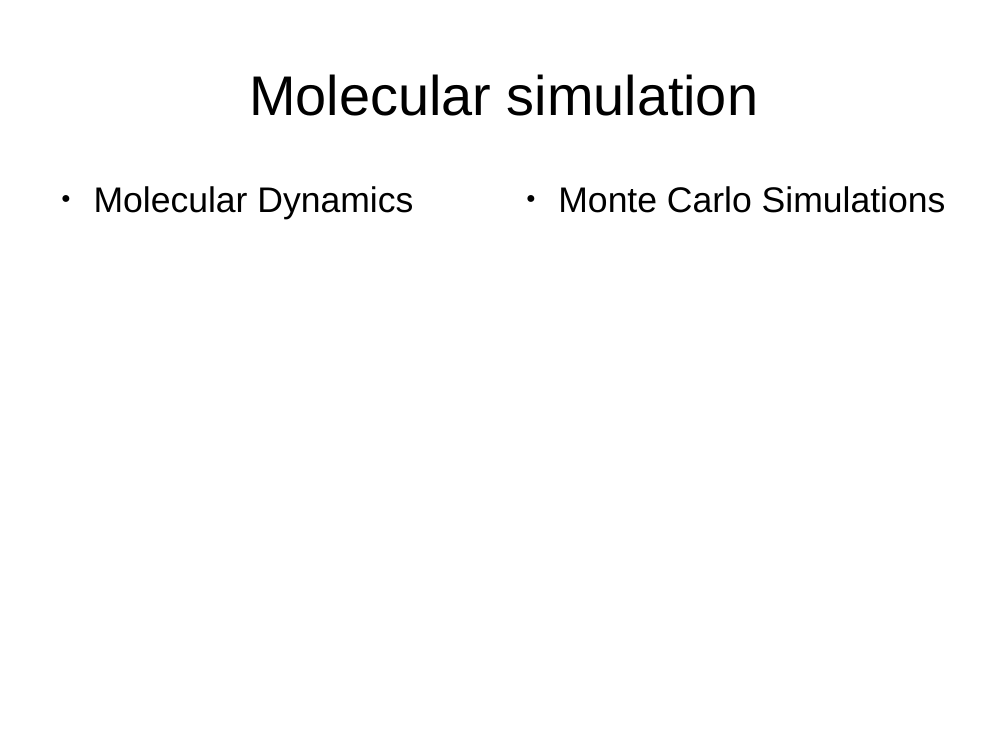
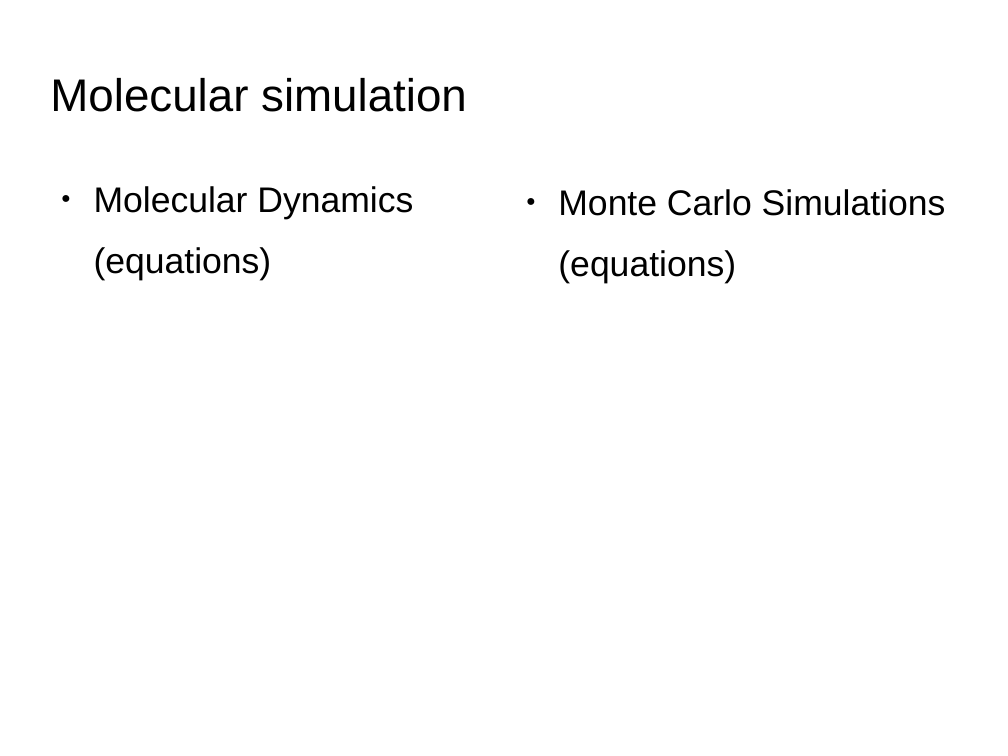
Before and after one commit to acnz/summer-prj, a slide deck: slide 4 of Slides.odp (slide 3 before the commit). Drawn at 1008x756 pixels with LibreOffice and Linux fonts; fonts in the diff are those of the drawing; background and template pictures are left out. Boxes give left, top, right and bottom in pixels: in the first picture for what was removed or moved away, otherwise in the second. Text is boxed around its words. In the diff, an @@ line names an element or a change of style, - is before the commit and + after.

```diff
--- a/Slides.odp
+++ b/Slides.odp
@@ title "Molecular simulation": place and size @@
-title "Molecular simulation" at (249,74,758,116)
+title "Molecular simulation" at (50,78,467,112)
@@ title "Molecular simulation" at (50,78,467,112): size 44 to 36 pt; alignment centre to left @@
@@ text at (94,247,272,280): paragraph added @@
+(equations)
@@ text at (558,250,736,283): paragraph added @@
+(equations)
```
Also in this commit, not shown: 9 other slides changed, 1 slide added, 4 other files.
